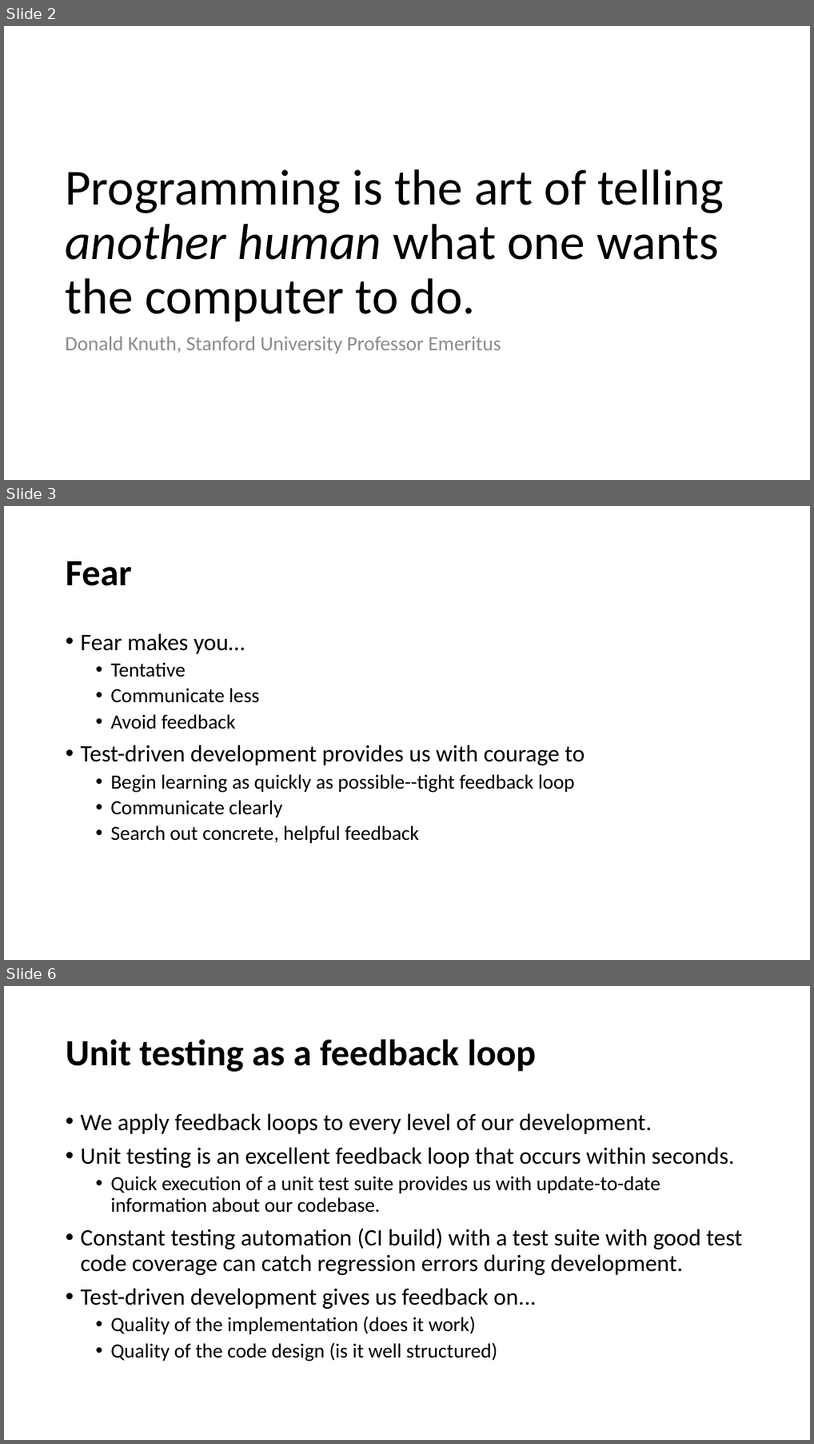
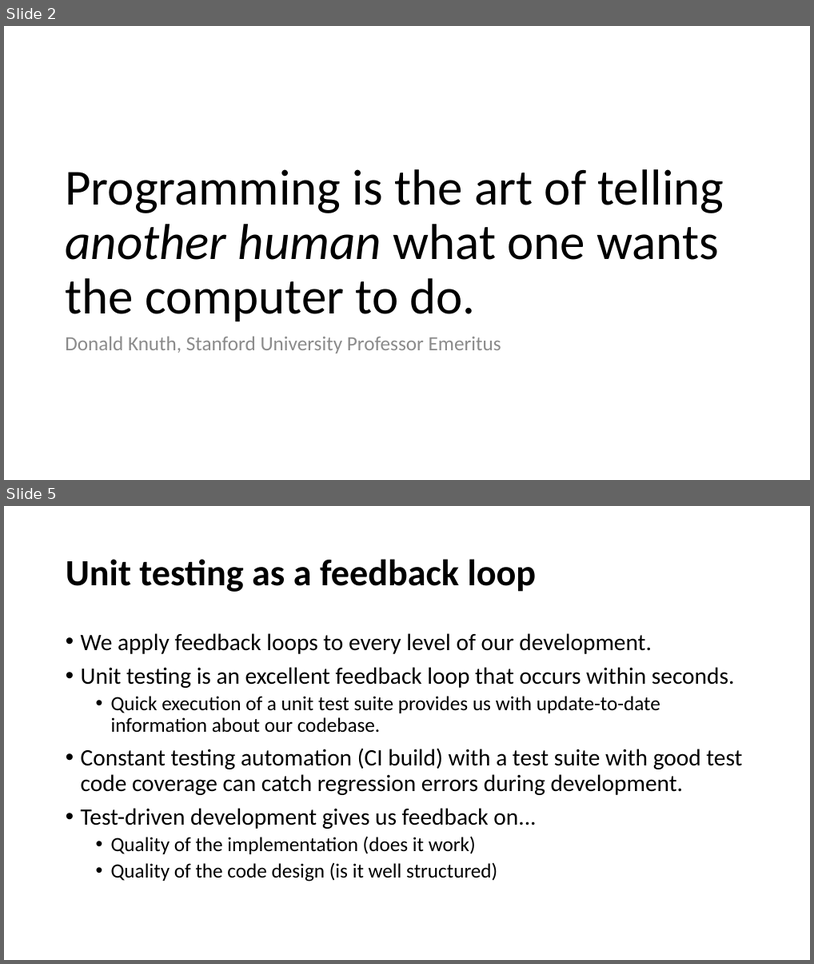
Before and after one commit to cebartling/test-driven, a slide deck: presentations/Introduction to Test-Driven Development.pptx. Shown one above the other, each under a label of ours: slides 2, 3 and 6 before the commit, slides 2 and 5 after it; the slides between them are not shown. The pictures are 814x1444 and 814x964 pixels, drawn with LibreOffice and Linux fonts; fonts in the diff are those of the drawing. Boxes give left, top, right and bottom in pixels: in the first picture for what was removed or moved away, otherwise in the second. Text is boxed around its words. In the diff, an @@ line names an element or a change of style, - is before the commit and + after.

```diff
--- a/presentations/Introduction to Test-Driven Development.pptx
+++ b/presentations/Introduction to Test-Driven Development.pptx
@@ slide 3 removed at (x1=4, y1=506, x2=810, y2=960), background #FFFFFF @@
@@ title removed at (x1=66, y1=561, x2=132, y2=586) @@
-Fear
@@ text removed at (x1=81, y1=633, x2=585, y2=843) @@
-• Fear makes you…
-  • Tentative
-  • Communicate less
-  • Avoid feedback
-• Test-driven development provides us with courage to
-  • Begin learning as quickly as possible--tight feedback loop
-  • Communicate clearly
-  • Search out concrete, helpful feedback
@@ what was slide 6 is now slide 5 @@
```
Also in this commit, not shown: 5 slides changed, 4 other slides removed.
